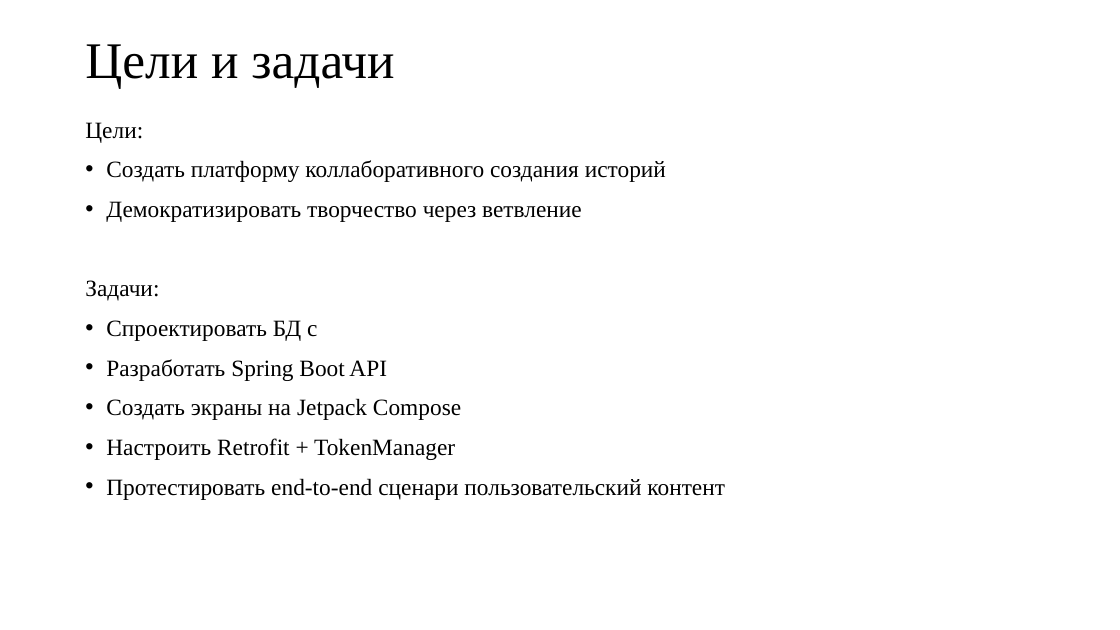
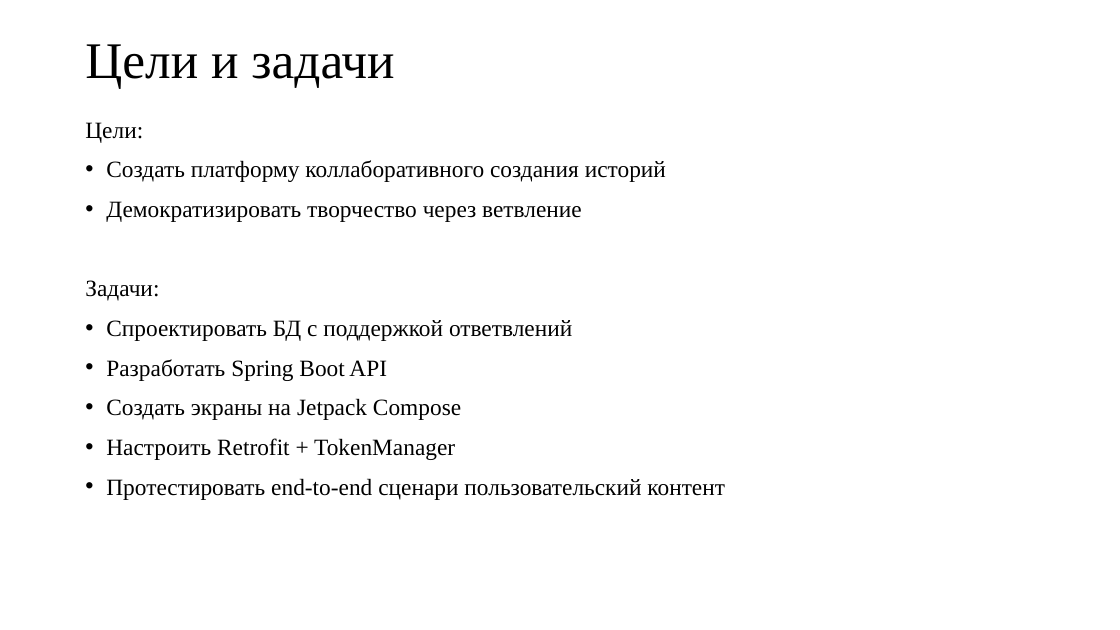
Before and after one commit to Kot-v-meshke/LiboffanCourseWork, a slide deck: slide 3 of documents/Презентация.pptx. Drawn at 1120x630 pixels with LibreOffice and Linux fonts; fonts in the diff are those of the drawing. Boxes give left, top, right and bottom in pixels: in the first picture for what was removed or moved away, otherwise in the second. Text is boxed around its words. In the diff, an @@ line names an element or a change of style, - is before the commit and + after.

```diff
--- a/documents/Презентация.pptx
+++ b/documents/Презентация.pptx
@@ text at (106,320,572,341): text changed @@
-• Спроектировать БД с
+• Спроектировать БД с поддержкой ответвлений
```
Also in this commit, not shown: 1 other file.
